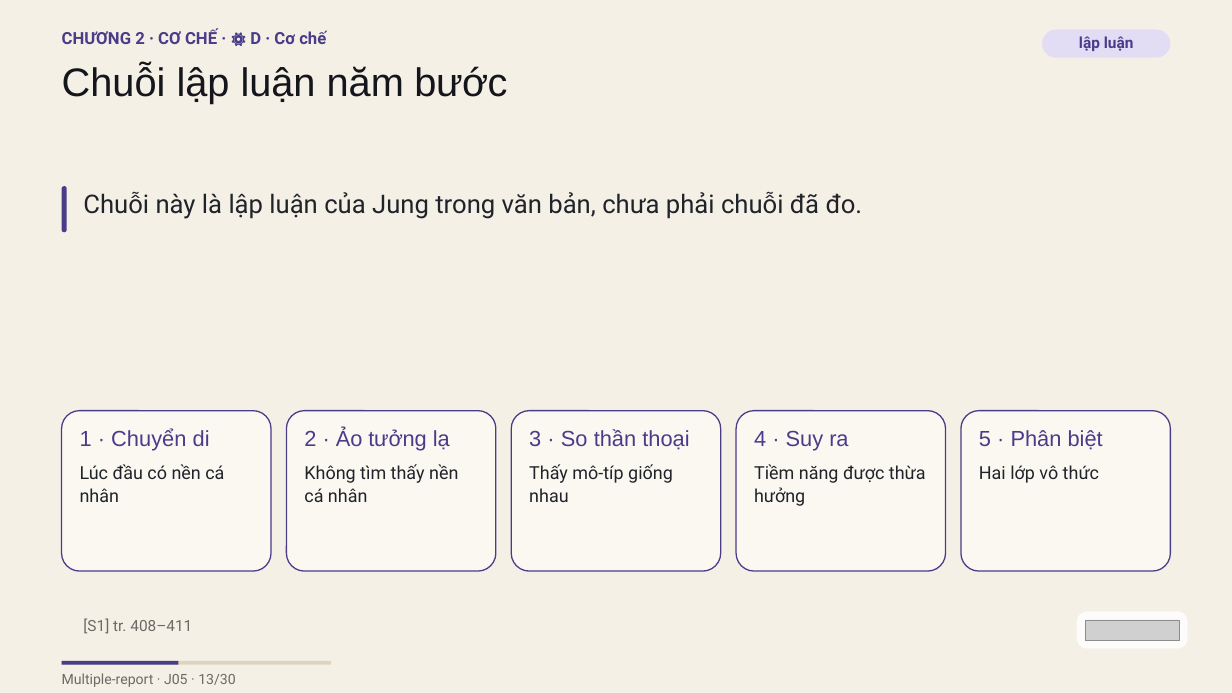
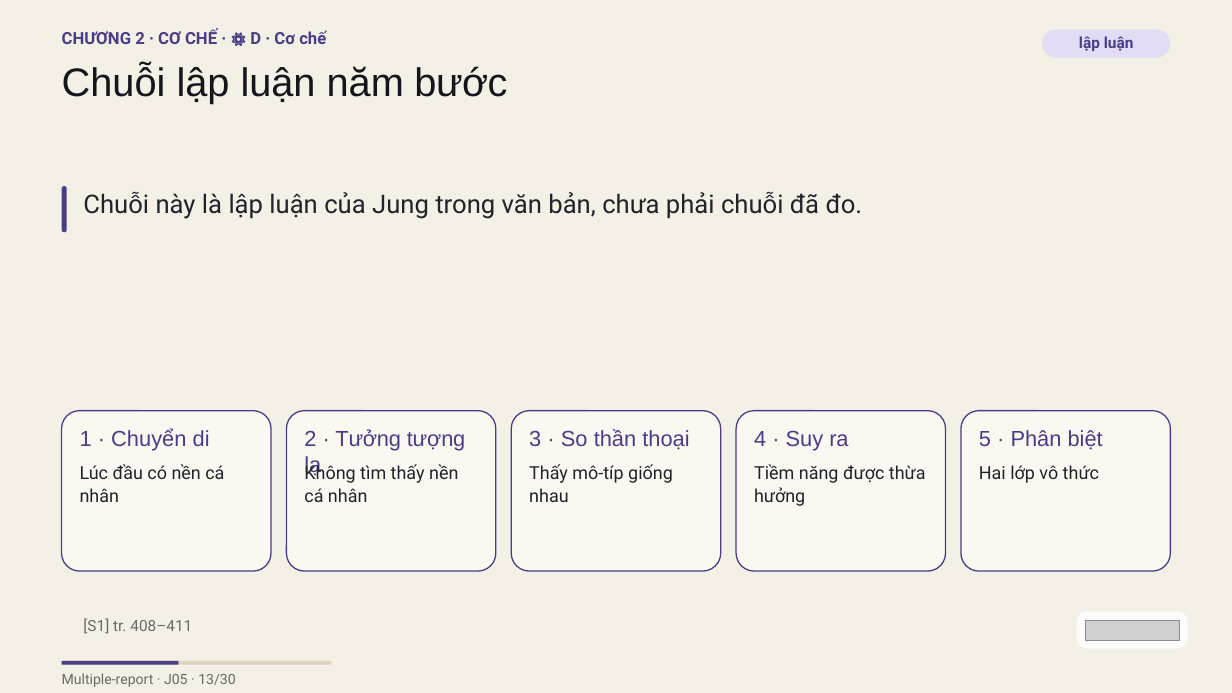
Before and after one commit to vohoailinh90/Multiple-report, a slide deck: slide 13 of psychology-knowledge/03-Carl-Gustav-Jung/visuals/j05.pptx. Drawn at 1232x693 pixels with LibreOffice and Linux fonts; fonts in the diff are those of the drawing; grey boxes stand for pictures. Boxes give left, top, right and bottom in pixels: in the first picture for what was removed or moved away, otherwise in the second. Text is boxed around its words. In the diff, an @@ line names an element or a change of style, - is before the commit and + after.

```diff
--- a/psychology-knowledge/03-Carl-Gustav-Jung/visuals/j05.pptx
+++ b/psychology-knowledge/03-Carl-Gustav-Jung/visuals/j05.pptx
@@ text at box(304, 429, 465, 477): text changed @@
-2 · Ảo tưởng lạ
+2 · Tưởng tượng lạ
```
Also in this commit, not shown: 3 other slides changed, 12 other files.
